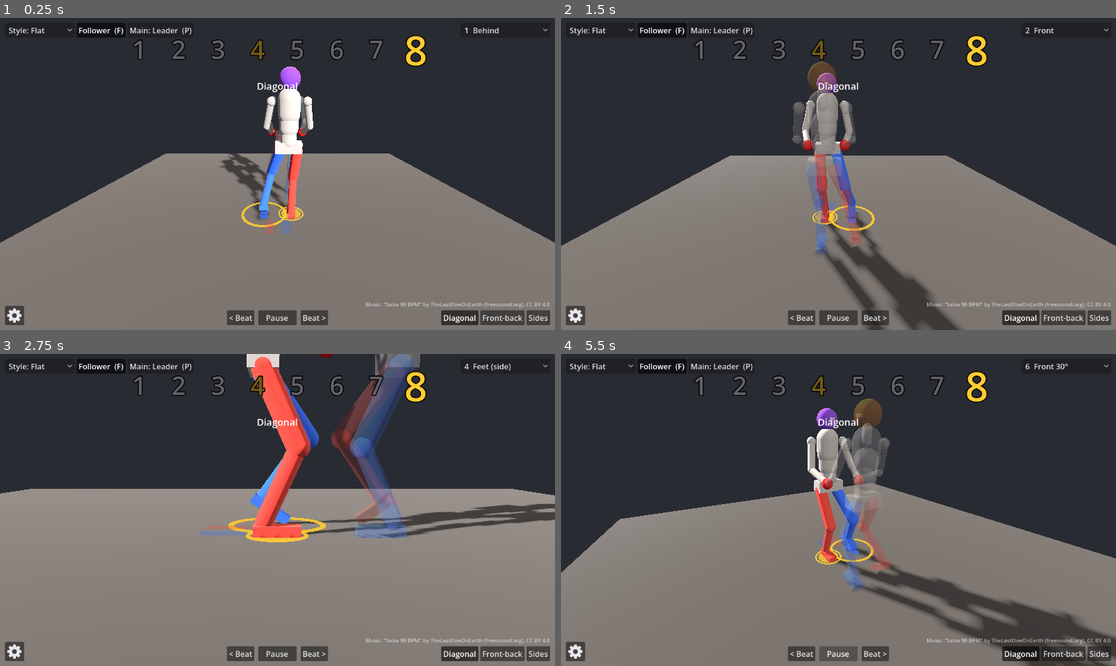
Above: before the commit, frames 1-4 (two rows, left to right).
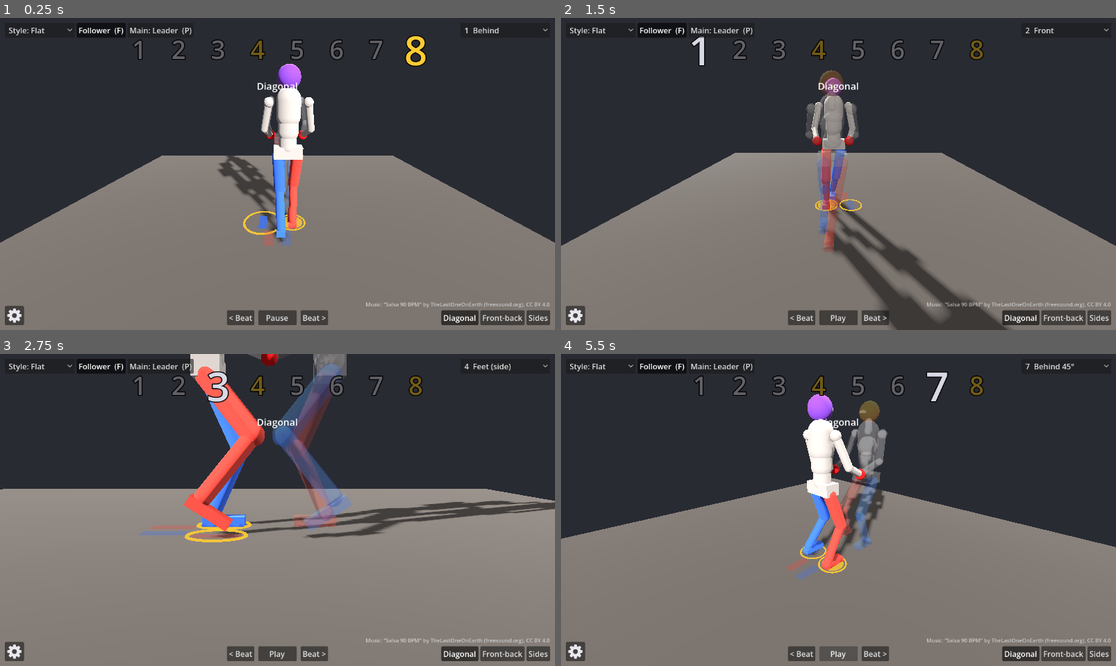
Above: after the commit, the same moments.

Repository: MarAvFe/ensenalsa
Game: Godot game, scene res://scenes/main.tscn
The game is run twice, just before and just after one commit, with the same random seed, the same clock (stepped at 60 frames per second) and the same inputs.
Inputs:
- Up to frame 1 (0.25 s): no input
- Up to frame 2 (1.5 s): tap Enter at 0.5 s; hold Right 0.53-1.28 s; tap 1 at 0.6 s; tap Space at 0.77 s; tap 2 at 0.8, 1.35 s; hold Left from 1.28 s (still down)
- Up to frame 3 (2.75 s): tap Space at 1.52 s; tap 3 at 1.55, 2.1 s; release Left at 2.03 s; hold Right from 2.03 s (still down); tap 4 at 2.3 s
- Up to frame 4 (5.5 s): release Right at 2.75 s; click "Pause" (after the commit: "Play") at 2.75 s; hold Right 3.53-4.28 s; tap 4 at 3.6 s; tap Space at 3.77, 4.52, 5.27 s; tap 5 at 3.8, 4.35 s; hold Left from 4.28 s (still down); tap 6 at 4.55, 5.1 s; tap 7 at 5.3 s

The runs differ from the first frame. In frame 1, 2.8% of the frame differs, in the area x 29-71%, y 14-74%; in frame 2, 8.3%; in frame 3, 16%, in the area x 0-100%, y 0-98%; in frame 4, 13%.
Error before the commit: Invalid access to property or key 'yaw' on a base object of type 'Dictionary'. (res://scripts/main.gd:130)

Commit message:
Behind/Front 45° cameras; count-8 preparation draws the arms away from the next step
Also fix a per-frame script error: per-frame keys (yaw) no longer live in
the blended style values. Test checks held hands meet through the
preparation window for every next basic.

Co-Authored-By: Claude Opus 5.5 <noreply@anthropic.com>

Diff:
--- a/data/routine.json
+++ b/data/routine.json
@@ -12,6 +12,8 @@
     "break_distance": 0.25,
     "partner_distance": 0.7,
     "hold_drop": 0.38,
+    "prep_reach": 0.07,
+    "prep_shoulder": 0.4,
     "pelvis_dip": 0.03,
     "weight_phase": 0.4,
     "release_phase": 0.45,
--- a/scripts/choreo.gd
+++ b/scripts/choreo.gd
@@ -59,6 +59,16 @@
 	return f # `free` stays keyed by the leader's hand of each held pair
 
 
+## Direction (dancer frame, unit, y = 0) of the leader's first weighted step in `basic`.
+func first_step(basic: String) -> Vector3:
+	var st: Dictionary = basics[basic][0]
+	var side: String = st.weight
+	var home := _v(p["home_" + side], 0.0)
+	var d: Vector3 = st.feet[side] - home
+	d.y = 0.0
+	return d.normalized()
+
+
 ## Dancer-frame foot position (x, lift, z).
 func _v(xz: Array, y: float) -> Vector3:
 	return Vector3(xz[0], y, xz[1])
--- a/scripts/dancer.gd
+++ b/scripts/dancer.gd
@@ -49,6 +49,7 @@
 		var sx := -1.0 if side == "L" else 1.0
 		var col := COL_L if side == "L" else COL_R
 		var sh := _joint(s, "Shoulder" + side, Vector3(0.19 * sx, 0.13, 0))
+		sh.set_meta("rest", sh.position)
 		_sphere(sh, 0.05, Vector3.ZERO, COL_BODY)
 		var ua := _joint(sh, "UpperArm" + side, Vector3.ZERO)
 		_capsule(ua, UPPER_ARM, 0.04, COL_BODY)
@@ -89,7 +90,8 @@
 ## Pose the dancer. `feet` maps "L"/"R" to dancer-frame Vector3(x, lift, z) of the sole,
 ## `pitch` maps side to foot pitch, `c` is the dancer-frame pelvis position (x, _, z),
 ## `dip` lowers the pelvis from `height`. `style` (all optional): hip `yaw` in radians
-## (+ = right hip forward), `arm_forward`/`arm_out` upper-arm angles, `elbow` bend.
+## (+ = right hip forward), `arm_forward`/`arm_out` upper-arm angles, `elbow` bend,
+## `lead` world offset of the shoulders (preparing a change).
 func apply(feet: Dictionary, pitch: Dictionary, c: Vector3, height: float, dip: float, style := {}) -> void:
 	var yaw: float = style.get("yaw", 0.0)
 	pelvis.rotation.y = yaw
@@ -97,6 +99,8 @@
 		spine[i].rotation.y = -yaw * SPINE_UNTWIST[i]
 	for side in ["L", "R"]:
 		var sx := -1.0 if side == "L" else 1.0
+		var sh: Node3D = arms[side].upper.get_parent() # shoulders give with a lead (world offset)
+		sh.position = sh.get_meta("rest") + global_basis.inverse() * style.get("lead", Vector3.ZERO)
 		arms[side].upper.rotation = Vector3(style.get("arm_forward", 0.0), 0, style.get("arm_out", 0.12) * sx)
 		arms[side].fore.rotation = Vector3(style.get("elbow", 0.35), style.get("forearm_in", 0.0) * sx, 0)
 	var y := height - dip
--- a/scripts/main.gd
+++ b/scripts/main.gd
@@ -7,7 +7,7 @@
 const GOLD := Color(1.0, 0.8, 0.2)
 const SIDE_COL := {"L": Color(0.25, 0.45, 0.95), "R": Color(0.95, 0.3, 0.25)}
 const FOOT_FWD := 0.07 # footprint centre sits this far ahead of the ankle
-const CAM_NAMES := ["Behind", "Front", "Feet (from head)", "Feet (side)", "Behind 30°", "Front 30°"]
+const CAM_NAMES := ["Behind", "Front", "Feet (from head)", "Feet (side)", "Behind 30°", "Front 30°", "Behind 45°", "Front 45°"]
 
 @onready var dancer := $Dancer
 
@@ -56,10 +56,12 @@
 	add_child(pov)
 	pov.add_child(rig)
 	# [eye, look-at] per entry in CAM_NAMES. Dancer stands at the origin facing -Z, right = +X.
-	var r30 := Basis(Vector3.UP, deg_to_rad(30)) # orbit 30° toward the dancer's right
+	var r30 := Basis(Vector3.UP, deg_to_rad(30)) # orbit toward the dancer's right
+	var r45 := Basis(Vector3.UP, deg_to_rad(45))
 	for v in [[Vector3(0, 1.5, 2.3), Vector3(0, 0.55, -0.1)], [Vector3(0, 1.5, -2.4), Vector3(0, 0.6, 0)],
 			[Vector3(0, 1.78, 0.32), Vector3(0, 0, -0.18)], [Vector3(2.6, 0.45, -0.05), Vector3(0, 0.12, -0.05)],
-			[r30 * Vector3(0, 1.5, 2.3), Vector3(0, 0.55, 0)], [r30.inverse() * Vector3(0, 1.5, -2.4), Vector3(0, 0.6, 0)]]:
+			[r30 * Vector3(0, 1.5, 2.3), Vector3(0, 0.55, 0)], [r30.inverse() * Vector3(0, 1.5, -2.4), Vector3(0, 0.6, 0)],
+			[r45 * Vector3(0, 1.5, 2.3), Vector3(0, 0.55, 0)], [r45.inverse() * Vector3(0, 1.5, -2.4), Vector3(0, 0.6, 0)]]:
 		var cam := Camera3D.new()
 		cam.near = 0.03
 		if cams.size() == 2:
@@ -128,17 +130,22 @@
 		tick.play()
 	for k in look:
 		look[k] = lerpf(look[k], ch.styles[style][k], 1.0 - exp(-dt * 6.0))
-	look.yaw = look.hip_twist * pose.twist
-	dancer.apply(pose.feet, pose.pitch, pose.pelvis, ch.p.pelvis_height, pose.dip, look)
+	# count 8 with a different basic queued: the leader prepares the change. His hands glow and
+	# his arms (shoulder, elbow, wrist) draw away from the next basic's first step, leading her.
+	var prep := 0.0
+	if queued != cur_basic:
+		prep = smoothstep(6.5, 7.0, t) * (1.0 - smoothstep(7.6, 8.0, t))
+	dancer.set_halo(prep * (0.8 + 0.2 * sin(TAU * 2.0 * t)))
+	var away := -ch.first_step(queued) # dancer frame
+	var lead: Vector3 = dancer.global_basis * Vector3(away.x, 0, -away.z) * prep * ch.p.prep_reach
+	var lead_style := look.duplicate()
+	lead_style.yaw = look.hip_twist * pose.twist
+	lead_style.lead = lead * ch.p.prep_shoulder
+	dancer.apply(pose.feet, pose.pitch, pose.pelvis, ch.p.pelvis_height, pose.dip, lead_style)
 	var ease := 1.0 - exp(-dt * 4.0)
 	var centre: float = -ch.p.partner_distance / 2.0 if follower.visible else 0.0
 	rig.position.z = lerpf(rig.position.z, centre, ease)
 	pov.transform = pov.transform.interpolate_with(main_dancer().transform, ease)
-	# count 8 with a different basic queued: the leader's hands glow to prepare the change
-	var prep := 0.0
-	if queued != cur_basic:
-		prep = smoothstep(6.5, 7.0, t) * (1.0 - smoothstep(7.6, 8.0, t)) * (0.8 + 0.2 * sin(TAU * 2.0 * t))
-	dancer.set_halo(prep)
 	var main_pose := pose
 	if follower.visible:
 		var m := ch.sample(t, prev_basic, cur_basic, queued, true)
@@ -146,11 +153,12 @@
 			main_pose = m
 		var look_f := look.duplicate()
 		look_f.yaw = look.hip_twist * m.twist
+		look_f.lead = lead * ch.p.prep_shoulder # she is led: her shoulders give the same way
 		follower.apply(m.feet, m.pitch, m.pelvis, ch.p.pelvis_height, m.dip, look_f)
 		for side in ["L", "R"]: # leader's hand `side` holds the follower's opposite hand
 			var other := "R" if side == "L" else "L"
 			var at: Vector3 = Dancer.hold_point(dancer.arms[side].upper.global_position,
-				follower.arms[other].upper.global_position, ch.p.hold_drop)
+				follower.arms[other].upper.global_position, ch.p.hold_drop) + lead
 			var h: float = 1.0 - look.release_hands * pose.free[side]
 			dancer.hold(side, at, h)
 			follower.hold(other, at, h)
@@ -322,7 +330,7 @@
 		KEY_SPACE: toggle_play()
 		KEY_RIGHT: step_beat(1)
 		KEY_LEFT: step_beat(-1)
-		KEY_1, KEY_2, KEY_3, KEY_4, KEY_5, KEY_6: set_camera(e.keycode - KEY_1)
+		KEY_1, KEY_2, KEY_3, KEY_4, KEY_5, KEY_6, KEY_7, KEY_8: set_camera(e.keycode - KEY_1)
 		KEY_M: ui.music.button_pressed = not music_on
 		KEY_F: ui.follower.button_pressed = not follower.visible
 		KEY_P: set_main(not main_is_follower)
--- a/tests/test_choreo.gd
+++ b/tests/test_choreo.gd
@@ -86,21 +86,38 @@
 					fails += 1
 					printerr("FAIL %s beat %d: %s tap not on the toe" % [who, i, side])
 
-	# held hands meet on the hold point at every beat (Flat: always held)
+	# held hands meet on the hold point at every beat (Flat: always held), and through the
+	# count-8 preparation window with the real pull toward each possible next basic
+	var checks := [] # [T, pull, next basic or ""]
 	for i in beats:
-		var lp: Dictionary = at.call(float(i))
-		var fp: Dictionary = at.call(float(i), true)
-		lead.apply(lp.feet, lp.pitch, lp.pelvis, ch.p.pelvis_height, lp.dip)
-		fol.apply(fp.feet, fp.pitch, fp.pelvis, ch.p.pelvis_height, fp.dip)
+		checks.append([float(i), Vector3.ZERO, ""])
+	for block in seq.size():
+		for name in ch.basics:
+			var away: Vector3 = -ch.first_step(name)
+			for k in 30:
+				var t := 6.5 + 1.5 * k / 30.0
+				var prep := smoothstep(6.5, 7.0, t) * (1.0 - smoothstep(7.6, 8.0, t)) # as main.gd
+				checks.append([block * 8 + t, Vector3(away.x, 0, -away.z) * ch.p.prep_reach * prep, name])
+	for c in checks:
+		var lp: Dictionary = at.call(c[0])
+		var fp: Dictionary = at.call(c[0], true)
+		if c[2] != "": # the dancers step into the basic being prepared
+			var k := int(c[0] / 8)
+			var pr: String = seq[(k + seq.size() - 1) % seq.size()]
+			lp = ch.sample(fmod(c[0], 8.0), pr, seq[k], c[2])
+			fp = ch.sample(fmod(c[0], 8.0), pr, seq[k], c[2], true)
+		var pull: Vector3 = c[1]
+		lead.apply(lp.feet, lp.pitch, lp.pelvis, ch.p.pelvis_height, lp.dip, {"lead": pull * ch.p.prep_shoulder})
+		fol.apply(fp.feet, fp.pitch, fp.pelvis, ch.p.pelvis_height, fp.dip, {"lead": pull * ch.p.prep_shoulder})
 		for side in ["L", "R"]:
 			var other := "R" if side == "L" else "L"
-			var target: Vector3 = lead.hold_point(lead.arms[side].upper.global_position, fol.arms[other].upper.global_position, ch.p.hold_drop)
+			var target: Vector3 = lead.hold_point(lead.arms[side].upper.global_position, fol.arms[other].upper.global_position, ch.p.hold_drop) + pull
 			lead.hold(side, target, 1.0)
 			fol.hold(other, target, 1.0)
 			for pair in [[lead, side], [fol, other]]:
 				var hand: Vector3 = pair[0].arms[pair[1]].fore.global_transform * Vector3(0, -lead.FOREARM, 0)
 				if hand.distance_to(target) > 0.01:
 					fails += 1
-					printerr("FAIL beat %d: hand %s misses the hold by %.3f" % [i, pair[1], hand.distance_to(target)])
+					printerr("FAIL T=%.2f: hand %s misses the hold by %.3f" % [c[0], pair[1], hand.distance_to(target)])
 	print("Choreo test (%d beats, leader + follower): %s" % [beats, "PASS" if fails == 0 else "%d FAILS" % fails])
 	quit(fails)
Not shown, changed: README.md
